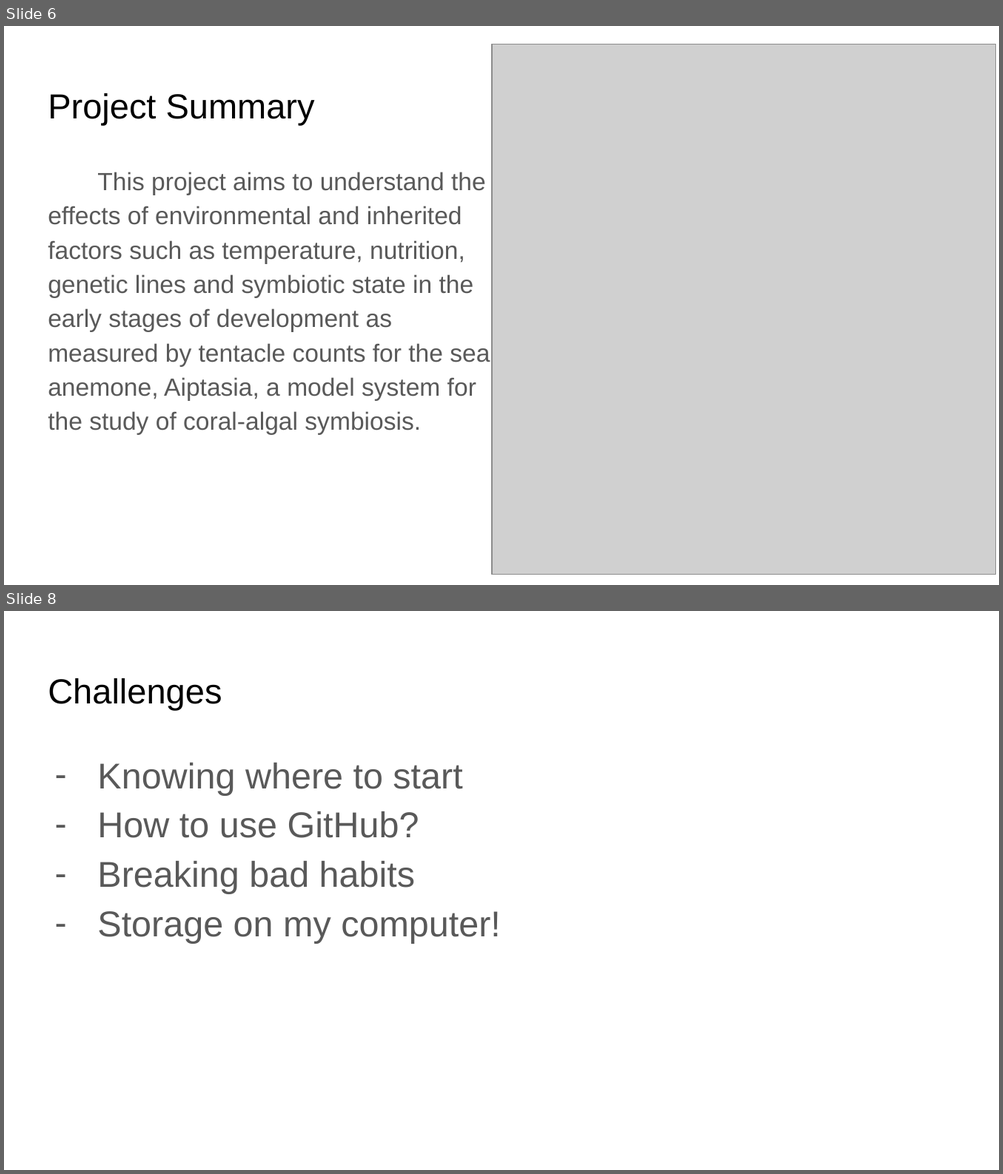
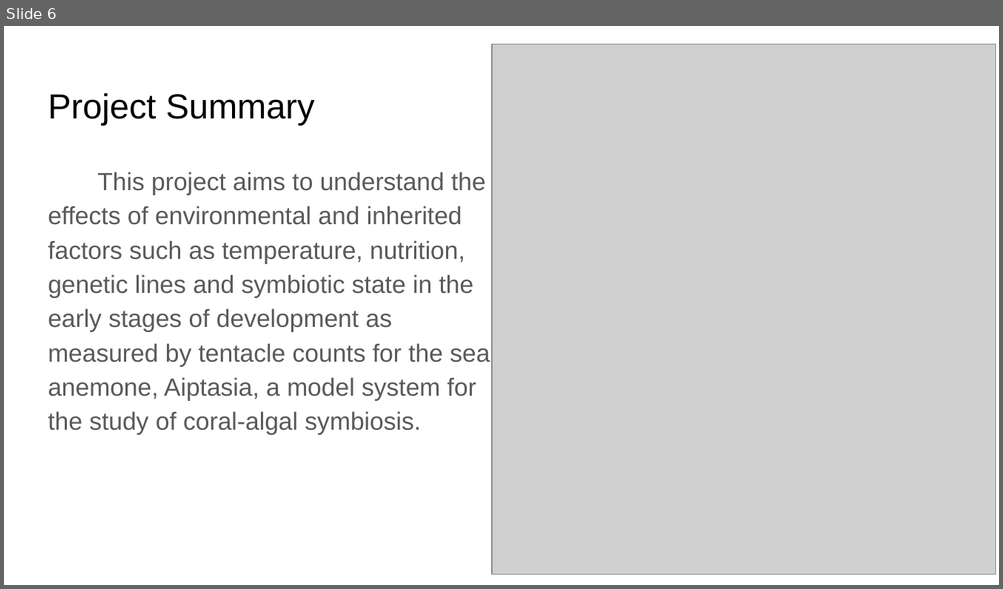
Before and after one commit to junbcai/heatinglacerate, a slide deck: Project Proposal for Analytical Workflow, Fall 2022.pptx. Shown one above the other, each under a label of ours: slides 6 and 8 before the commit, slide 6 after it; the slides between them are not shown. The pictures are 1003x1174 and 1003x589 pixels, drawn with LibreOffice and Linux fonts; fonts in the diff are those of the drawing; grey boxes stand for pictures. Boxes give left, top, right and bottom in pixels: in the first picture for what was removed or moved away, otherwise in the second. Text is boxed around its words. In the diff, an @@ line names an element or a change of style, - is before the commit and + after.

```diff
--- a/Project Proposal for Analytical Workflow, Fall 2022.pptx
+++ b/Project Proposal for Analytical Workflow, Fall 2022.pptx
@@ slide 8 removed at <box>4,611,999,1170</box>, background #FFFFFF @@
@@ title removed at <box>48,678,222,710</box> @@
-Challenges
@@ text removed at <box>97,763,501,944</box> @@
-– Knowing where to start
-– How to use GitHub?
-– Breaking bad habits
-– Storage on my computer!
```
Also in this commit, not shown: 2 slides changed, 5 slides added, 1 other slide removed, 3 other files.
